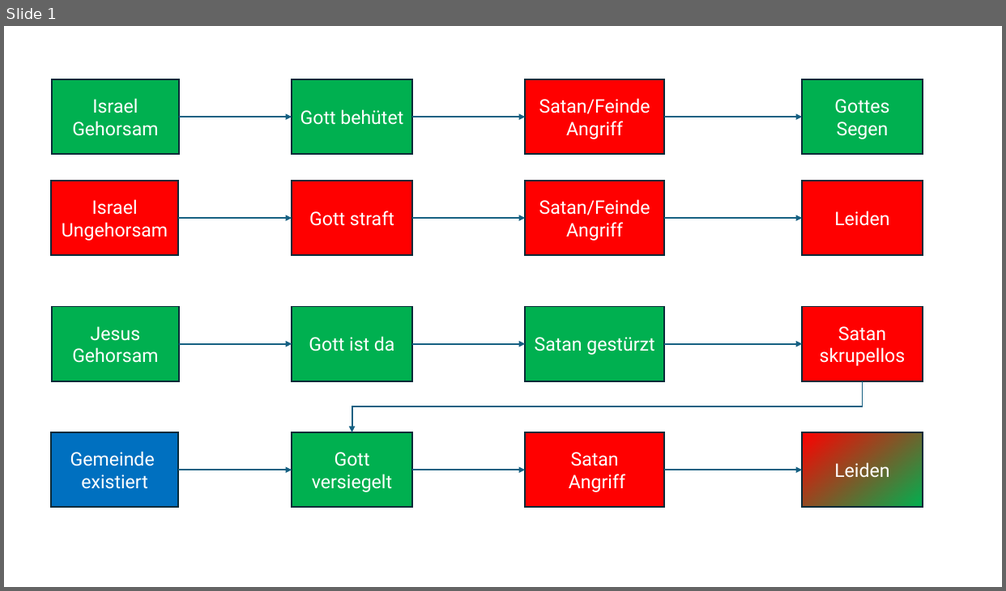
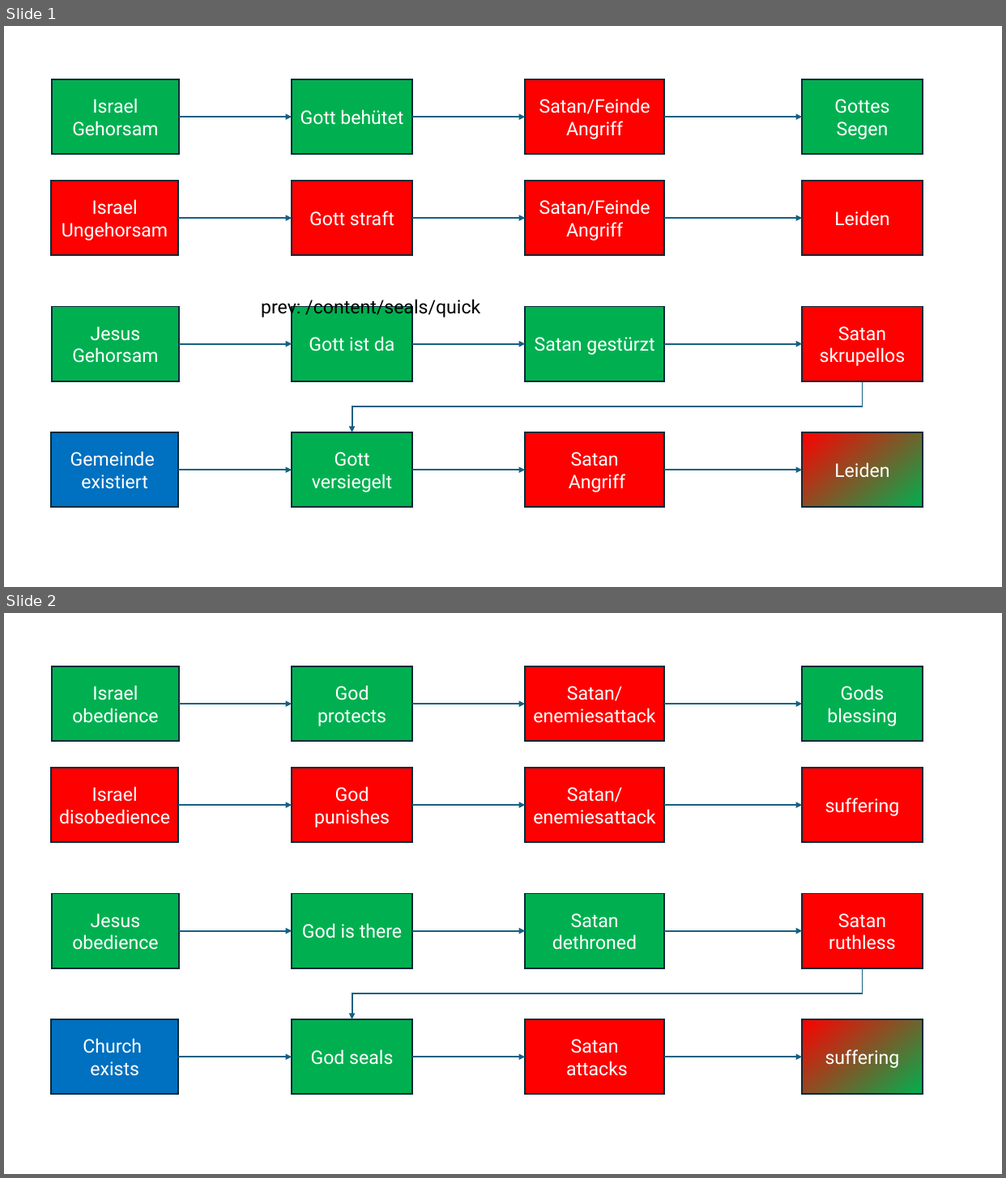
Before and after one commit to revelation-today/revelation-today, a slide deck: exampleSite/static/images/Drangsal.pptx. Shown one above the other, each under a label of ours: slide 1 before the commit, slides 1 and 2 after it. The pictures are 1006x591 and 1006x1178 pixels, drawn with LibreOffice and Linux fonts; fonts in the diff are those of the drawing. Boxes give left, top, right and bottom in pixels: in the first picture for what was removed or moved away, otherwise in the second. Text is boxed around its words. In the diff, an @@ line names an element or a change of style, - is before the commit and + after.

```diff
--- a/exampleSite/static/images/Drangsal.pptx
+++ b/exampleSite/static/images/Drangsal.pptx
@@ slide 2 added at <box>4,613,1002,1174</box>, background #FFFFFF @@
@@ rectangle added at <box>52,666,179,741</box>, fill #00B050, outline #092A39 1.5 pt, 18 pt, text #FFFFFF @@
+Israel
+obedience
@@ rectangle added at <box>292,666,412,741</box>, fill #00B050, outline #092A39 1.5 pt, 18 pt, text #FFFFFF @@
+God protects
@@ rectangle added at <box>525,666,664,741</box>, fill #FF0000, outline #092A39 1.5 pt, 18 pt, text #FFFFFF @@
+Satan/enemiesattack
@@ rectangle added at <box>802,666,923,741</box>, fill #00B050, outline #092A39 1.5 pt, 18 pt, text #FFFFFF @@
+Gods blessing
@@ arrow added from (179, 704) to (292, 704), #156082 1.5 pt @@
@@ arrow added from (412, 704) to (525, 704), #156082 1.5 pt @@
@@ arrow added from (664, 704) to (802, 704), #156082 1.5 pt @@
@@ rectangle added at <box>51,768,178,843</box>, fill #FF0000, outline #092A39 1.5 pt, 18 pt, text #FFFFFF @@
+Israel
+disobedience
@@ rectangle added at <box>292,768,412,843</box>, fill #FF0000, outline #092A39 1.5 pt, 18 pt, text #FFFFFF @@
+God punishes
@@ rectangle added at <box>525,768,664,843</box>, fill #FF0000, outline #092A39 1.5 pt, 18 pt, text #FFFFFF @@
+Satan/enemiesattack
@@ rectangle added at <box>802,768,923,843</box>, fill #FF0000, outline #092A39 1.5 pt, 18 pt, text #FFFFFF @@
+suffering
@@ arrow added from (178, 806) to (292, 806), #156082 1.5 pt @@
@@ arrow added from (412, 806) to (525, 806), #156082 1.5 pt @@
@@ arrow added from (664, 806) to (802, 806), #156082 1.5 pt @@
@@ rectangle added at <box>52,894,179,969</box>, fill #00B050, outline #092A39 1.5 pt, 18 pt, text #FFFFFF @@
+Jesus
+obedience
@@ rectangle added at <box>292,894,412,969</box>, fill #00B050, outline #092A39 1.5 pt, 18 pt, text #FFFFFF @@
+God is there
@@ rectangle added at <box>525,894,664,969</box>, fill #00B050, outline #092A39 1.5 pt, 18 pt, text #FFFFFF @@
+Satan dethroned
@@ rectangle added at <box>802,894,923,969</box>, fill #FF0000, outline #092A39 1.5 pt, 18 pt, text #FFFFFF @@
+Satan
+ruthless
@@ arrow added from (179, 931) to (292, 931), #156082 1.5 pt @@
@@ arrow added from (412, 931) to (525, 931), #156082 1.5 pt @@
@@ arrow added from (664, 931) to (802, 931), #156082 1.5 pt @@
@@ elbow arrow added from (863, 969) to (352, 1020), #156082 1.5 pt @@
@@ rectangle added at <box>51,1020,178,1094</box>, fill #0070C0, outline #092A39 1.5 pt, 18 pt, text #FFFFFF @@
+Church
+exists
@@ rectangle added at <box>292,1020,412,1094</box>, fill #00B050, outline #092A39 1.5 pt, 18 pt, text #FFFFFF @@
+God seals
@@ rectangle added at <box>525,1020,664,1094</box>, fill #FF0000, outline #092A39 1.5 pt, 18 pt, text #FFFFFF @@
+Satan
+attacks
@@ rectangle added at <box>802,1020,923,1094</box>, fill gradient #FF0000 to #00B050, outline #092A39 1.5 pt, 18 pt, text #FFFFFF @@
+suffering
@@ arrow added from (178, 1057) to (292, 1057), #156082 1.5 pt @@
@@ arrow added from (412, 1057) to (525, 1057), #156082 1.5 pt @@
@@ arrow added from (664, 1057) to (802, 1057), #156082 1.5 pt @@
@@ slide 1 changed as well @@
@@ text added at <box>261,297,480,318</box>, 18 pt, text #000000 @@
+prev: /content/seals/quick
```
Also in this commit, not shown: 1 other slide added, 48 other files.
